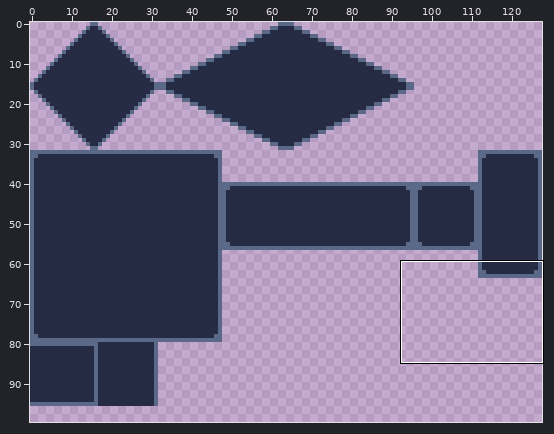
A pixel-art file gets an edit: LeafLegends/Assets/Tilemaps/prototypingTileset16x16.aseprite. The picture above shows the old version from afar; the outline marks the close-up.
Close-up. The starting point:
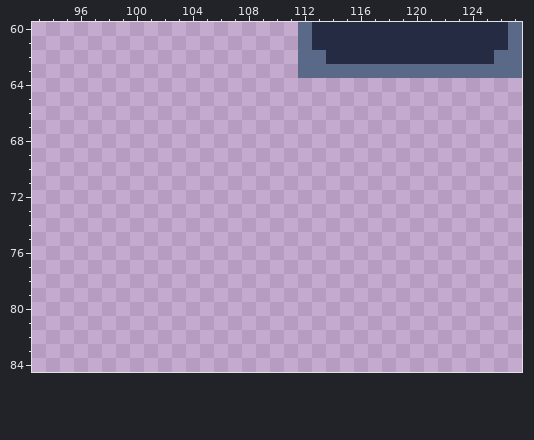
128x128 pixels, 1 frame. Shown: x 93..127, y 60..84. The wide view leaves out empty margins.
Now the later version:
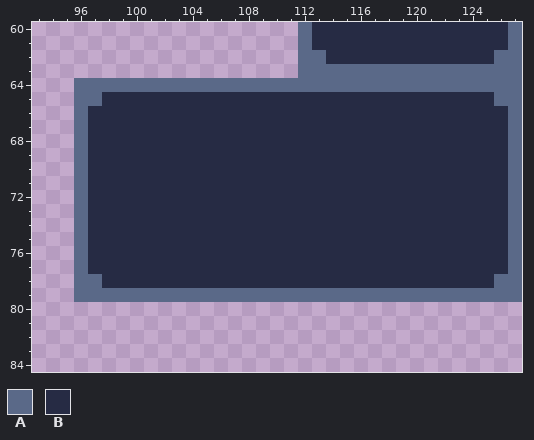
Palette (. is transparent): A #5a6988  B #262b44
Change:
{"where": "layer \"PrototyingTilemap\""}
{"y":64,"x":96,"old":"................................","new":"AAAAAAAAAAAAAAAAAAAAAAAAAAAAAAAA"}
{"y":65,"x":96,"old":"................................","new":"AABBBBBBBBBBBBBBBBBBBBBBBBBBBBAA"}
{"y":66,"x":96,"old":"................................","new":"ABBBBBBBBBBBBBBBBBBBBBBBBBBBBBBA"}
{"y":67,"x":96,"old":"................................","new":"ABBBBBBBBBBBBBBBBBBBBBBBBBBBBBBA"}
{"y":68,"x":96,"old":"................................","new":"ABBBBBBBBBBBBBBBBBBBBBBBBBBBBBBA"}
{"y":69,"x":96,"old":"................................","new":"ABBBBBBBBBBBBBBBBBBBBBBBBBBBBBBA"}
{"y":70,"x":96,"old":"................................","new":"ABBBBBBBBBBBBBBBBBBBBBBBBBBBBBBA"}
{"y":71,"x":96,"old":"................................","new":"ABBBBBBBBBBBBBBBBBBBBBBBBBBBBBBA"}
{"y":72,"x":96,"old":"................................","new":"ABBBBBBBBBBBBBBBBBBBBBBBBBBBBBBA"}
{"y":73,"x":96,"old":"................................","new":"ABBBBBBBBBBBBBBBBBBBBBBBBBBBBBBA"}
{"y":74,"x":96,"old":"................................","new":"ABBBBBBBBBBBBBBBBBBBBBBBBBBBBBBA"}
{"y":75,"x":96,"old":"................................","new":"ABBBBBBBBBBBBBBBBBBBBBBBBBBBBBBA"}
{"y":76,"x":96,"old":"................................","new":"ABBBBBBBBBBBBBBBBBBBBBBBBBBBBBBA"}
{"y":77,"x":96,"old":"................................","new":"ABBBBBBBBBBBBBBBBBBBBBBBBBBBBBBA"}
{"y":78,"x":96,"old":"................................","new":"AABBBBBBBBBBBBBBBBBBBBBBBBBBBBAA"}
{"y":79,"x":96,"old":"................................","new":"AAAAAAAAAAAAAAAAAAAAAAAAAAAAAAAA"}
{"label":"added","picture_box":[74,78,522,302]}
